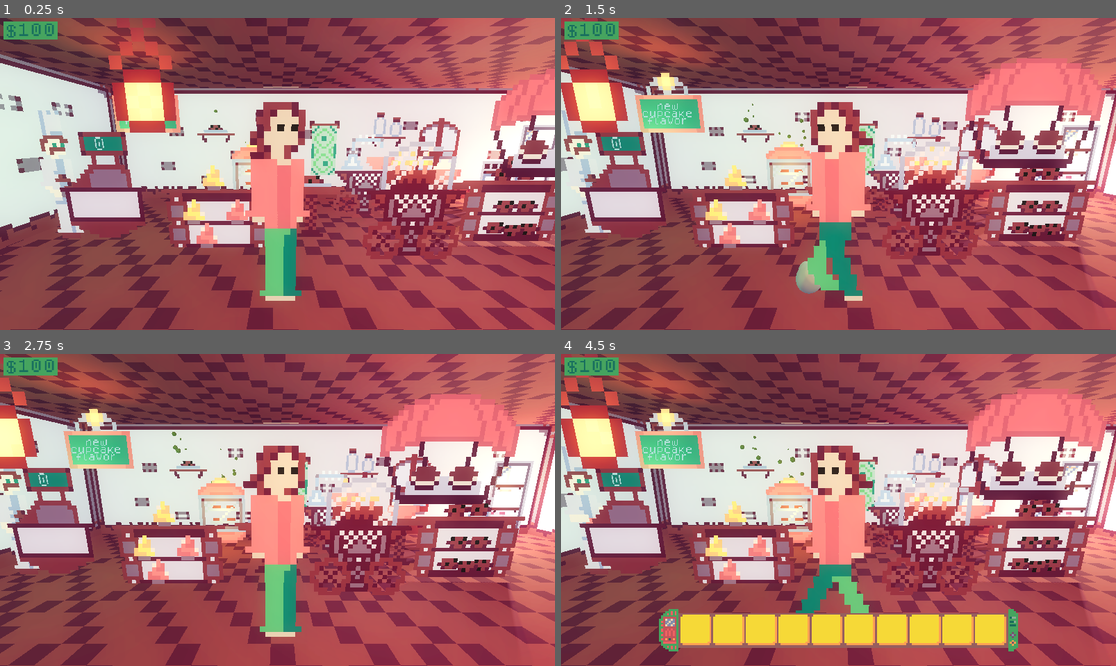
Above: before the commit, frames 1-4 (two rows, left to right).
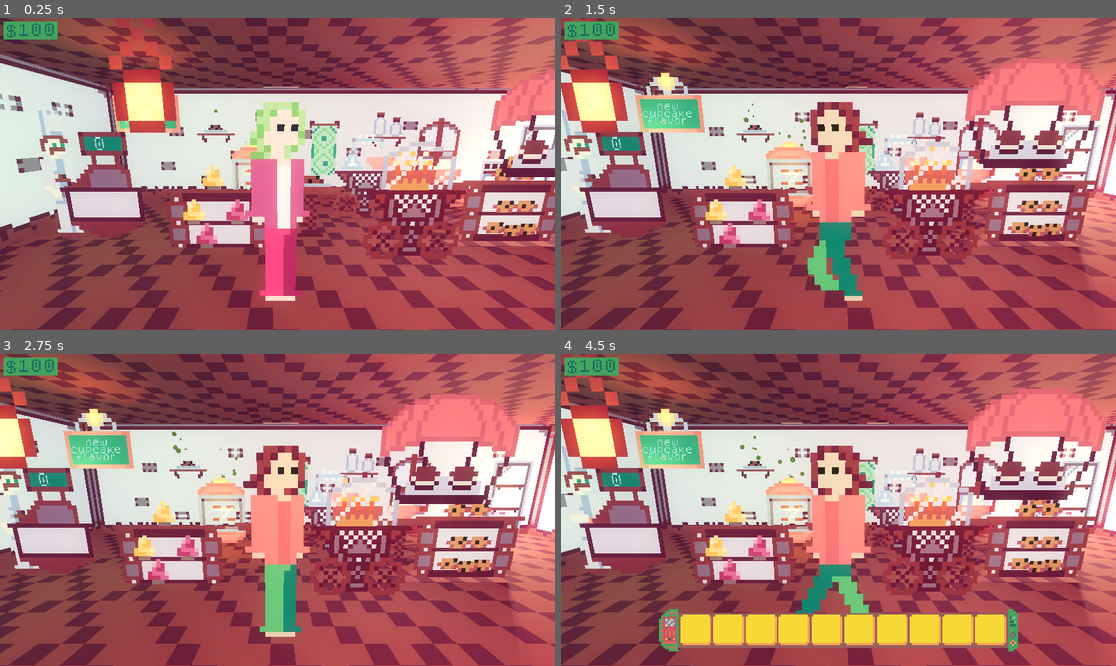
Above: after the commit, the same moments.

Repository: Valeria-Lee/party-monster
Game: Godot game, scene res://scenes/bakery.tscn
Same seed, same stepped clock (60 frames per second), same inputs: the game is played once before the commit and once after it.
Inputs:
- Up to frame 1 (0.25 s): no input
- Up to frame 2 (1.5 s): tap Enter (enter) at 0.5 s; hold Right (move_forward) 0.53-1.28 s; tap E (e) at 0.6 s; tap F (f) at 0.8, 1.35 s; hold Left (move_back) from 1.28 s (still down)
- Up to frame 3 (2.75 s): tap I (i) at 1.55, 2.1 s; release Left (move_back) at 2.03 s; hold Right (move_forward) from 2.03 s (still down); tap E (e) at 2.3 s
- Up to frame 4 (4.5 s): tap E (e) at 2.85 s; tap F (f) at 3.05, 4.35 s; release Right (move_forward) at 3.53 s; hold Left (move_back) from 3.53 s (still down); tap Enter (enter) at 3.6 s; tap I (i) at 3.8 s

The runs differ from the first frame. In frame 1, 6.7% of the frame differs, in the area x 33-98%, y 22-91%; in frame 2, 2.2%; in frame 3, 2.0%; in frame 4, 2.0%.

Commit message:
art fixes

Diff:
--- a/entities/player.tscn
+++ b/entities/player.tscn
@@ -161,23 +161,6 @@
 radius = 0.272797
 height = 1.16533
 
-[sub_resource type="StandardMaterial3D" id="StandardMaterial3D_e4p34"]
-transparency = 1
-diffuse_mode = 3
-specular_mode = 1
-albedo_color = Color(0.435192, 0.435192, 0.435192, 1)
-metallic_specular = 0.2
-roughness = 0.5
-
-[sub_resource type="SphereMesh" id="SphereMesh_e4p34"]
-material = SubResource("StandardMaterial3D_e4p34")
-radius = 0.1
-height = 0.2
-
-[sub_resource type="Gradient" id="Gradient_e4p34"]
-offsets = PackedFloat32Array(0.00408163, 1)
-colors = PackedColorArray(0.165656, 0.165656, 0.165656, 1, 0.779291, 0.779291, 0.779291, 1)
-
 [node name="Player" type="CharacterBody3D"]
 script = ExtResource("1_rd0qj")
 
@@ -193,20 +176,3 @@
 
 [node name="Camera3D" type="Camera3D" parent="."]
 transform = Transform3D(1, 0, 0, 0, 0.984808, 0.173648, 0, -0.173648, 0.984808, 0, 0.4, 1.2)
-
-[node name="CPUParticles3D" type="CPUParticles3D" parent="."]
-transform = Transform3D(1, 0, 0, 0, 1, 0, 0, 0, 1, 0, -0.551, 0.1)
-emitting = false
-lifetime = 0.6
-one_shot = true
-explosiveness = 0.2
-randomness = 0.8
-mesh = SubResource("SphereMesh_e4p34")
-emission_shape = 3
-emission_box_extents = Vector3(0.1, 0.05, 0.1)
-spread = 30.0
-gravity = Vector3(0, 1.4, 0)
-scale_amount_min = 0.4
-color_ramp = SubResource("Gradient_e4p34")
-hue_variation_min = 0.5
-hue_variation_max = 1.0
--- a/scripts/player.gd
+++ b/scripts/player.gd
@@ -17,8 +17,8 @@
 
 	play_anim(input)
 
-	if velocity.x != 0:
-		add_walking_particles()
+	#if velocity.x != 0:
+	#	add_walking_particles()
 
 	move_and_slide()
 
@@ -34,10 +34,12 @@
 		anim.play("idle")
 		just_stop_walking = true
 
+'''
 func add_walking_particles():
 	if just_stop_walking:
-		walking_particles.emitting = true
+		# walking_particles.emitting = true
 		just_stop_walking = false
+'''
 
 func collect_item(item:Item):
 	if Money.money - item.price >= 0:
Binary file changed: assets/img/characters/player_idle.png
Binary file changed: assets/img/items/cake.png
Binary file changed: assets/img/items/cake_icon.png
Binary file changed: assets/img/items/cookie1.png
Binary file changed: assets/img/items/cookie2.png
Binary file changed: assets/img/items/cookie3.png
Binary file changed: assets/img/items/cupcake_pink.png
Binary file changed: assets/img/items/cupcake_yellow.png
Binary file changed: assets/img/items/donut_green.png
Binary file changed: assets/img/items/donut_pink.png
Binary file changed: assets/img/items/pie.png
Not shown: 1 places in entities/player.tscn that only renumber resources
